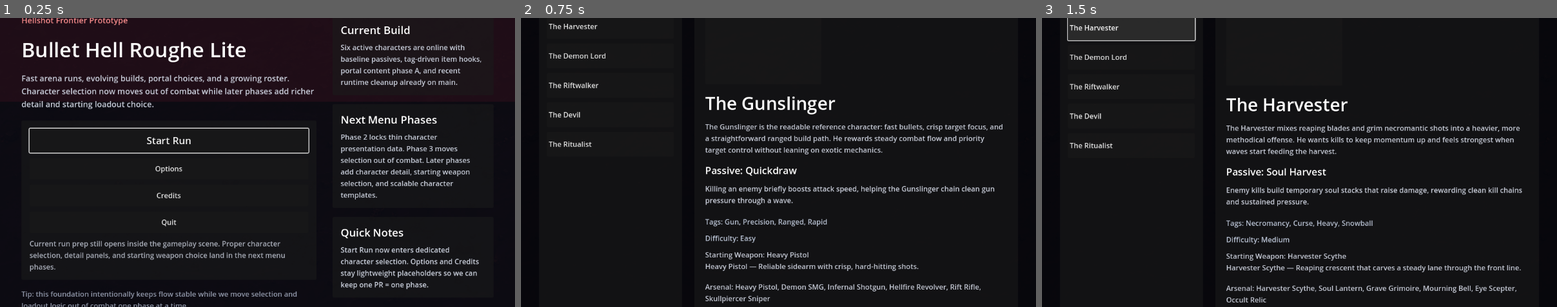
Above: before the commit, frames 1-3 (left to right).
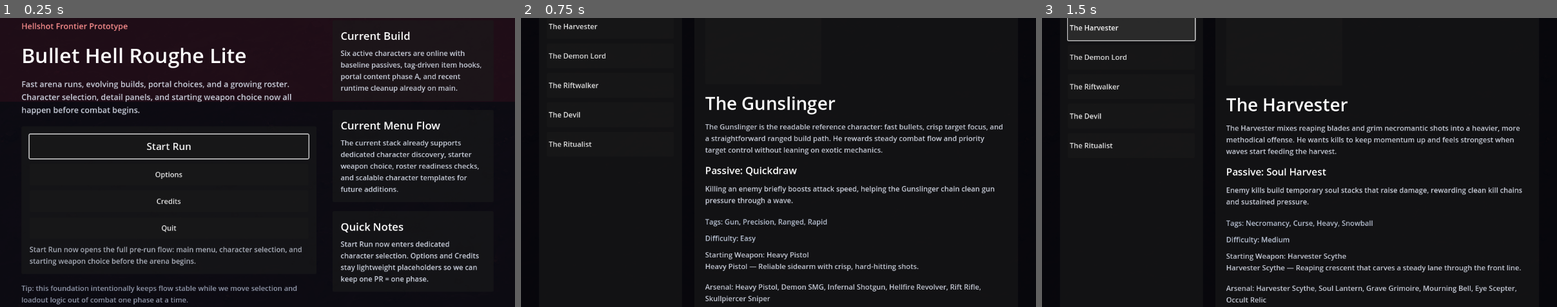
Above: after the commit, the same moments.

Repository: KevinRabbe/bullet-hell-roughe-lite
Game: Godot game, scene res://scenes/ui/MainMenu.tscn
Same seed, same stepped clock (60 frames per second), same inputs: the game is played once before the commit and once after it.
Inputs:
- Up to frame 1 (0.25 s): no input
- Up to frame 2 (0.75 s): click "Start Run" at 0.5 s
- Up to frame 3 (1.5 s): click "The Harvester" at 1.25 s

The runs differ from the first frame. In frame 1, 16% of the frame differs, in the area x 4-94%, y 0-100%; in frame 2, nothing differs; in frame 3, nothing differs.

Commit message:
Fix menu flow smoke regressions

Diff:
--- a/scenes/ui/MainMenu.tscn
+++ b/scenes/ui/MainMenu.tscn
@@ -95,7 +95,7 @@
 theme_override_colors/font_color = Color(0.854902, 0.878431, 0.929412, 0.92)
 theme_override_font_sizes/font_size = 18
 autowrap_mode = 3
-text = "Fast arena runs, evolving builds, portal choices, and a growing roster. Character selection now moves out of combat while later phases add richer detail and starting loadout choice."
+text = "Fast arena runs, evolving builds, portal choices, and a growing roster. Character selection, detail panels, and starting weapon choice now all happen before combat begins."
 
 [node name="ActionPanel" type="PanelContainer" parent="RootMargin/MainHBox/HeroColumn"]
 layout_mode = 2
@@ -137,7 +137,7 @@
 layout_mode = 2
 theme_override_colors/font_color = Color(0.760784, 0.784314, 0.835294, 0.85)
 autowrap_mode = 3
-text = "Current run prep still opens inside the gameplay scene. Proper character selection, detail panels, and starting weapon choice land in the next menu phases."
+text = "Start Run now opens the full pre-run flow: main menu, character selection, and starting weapon choice before the arena begins."
 
 [node name="FooterLabel" type="Label" parent="RootMargin/MainHBox/HeroColumn"]
 layout_mode = 2
@@ -194,13 +194,13 @@
 layout_mode = 2
 theme_override_colors/font_color = Color(1, 1, 1, 1)
 theme_override_font_sizes/font_size = 24
-text = "Next Menu Phases"
+text = "Current Menu Flow"
 
 [node name="FlowBody" type="Label" parent="RootMargin/MainHBox/InfoColumn/FlowPanel/FlowMargin/FlowVBox"]
 layout_mode = 2
 theme_override_colors/font_color = Color(0.839216, 0.862745, 0.913725, 0.94)
 autowrap_mode = 3
-text = "Phase 2 locks thin character presentation data. Phase 3 moves selection out of combat. Later phases add character detail, starting weapon selection, and scalable character templates."
+text = "The current stack already supports dedicated character discovery, starter weapon choice, roster readiness checks, and scalable character templates for future additions."
 
 [node name="InputPanel" type="PanelContainer" parent="RootMargin/MainHBox/InfoColumn"]
 layout_mode = 2
--- a/scripts/game/character_selection_runtime.gd
+++ b/scripts/game/character_selection_runtime.gd
@@ -427,15 +427,14 @@
 	var resolved_starting_weapon_id := starting_weapon_id
 	if resolved_character_id == "" and data_registry != null and data_registry.has_method("get_default_selectable_character_id"):
 		resolved_character_id = str(data_registry.call("get_default_selectable_character_id"))
-	if resolved_starting_weapon_id == "" and data_registry != null and data_registry.has_method("get_character"):
+	if data_registry != null and data_registry.has_method("get_character"):
 		var character_variant: Variant = data_registry.call("get_character", resolved_character_id)
 		if character_variant is Dictionary:
 			var character_data: Dictionary = character_variant
-			var starting_ids_variant: Variant = character_data.get("starting_weapon_ids", [])
-			if starting_ids_variant is Array:
-				var starting_ids: Array = starting_ids_variant
-				for starting_weapon_variant in starting_ids:
-					var candidate_id := str(starting_weapon_variant)
+			var starting_ids := _normalize_string_array(character_data.get("starting_weapon_ids", []))
+			if resolved_starting_weapon_id == "" or not starting_ids.has(resolved_starting_weapon_id):
+				resolved_starting_weapon_id = ""
+				for candidate_id in starting_ids:
 					if candidate_id != "":
 						resolved_starting_weapon_id = candidate_id
 						break
